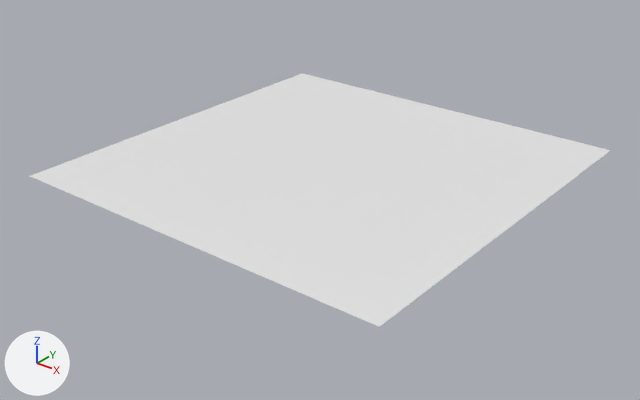
Two versions of the Blender file objetos/_blender/plano_agua.blend, one commit apart.
Before and after are seen from a 50 mm lens placed at (24.3, -31.1, 17.1), pointed at (0.1, -0.9, -1.6). Arrows for +X, +Y and +Z are at lower left; the lights stay in place.

Before the edit, the objects in view are built like this:
```python
me_plane = bpy.data.meshes.new('Plane')
me_plane.from_pydata(...)  # 1156 vertices, 1089 faces; spans x -1.0..1.0, y -1.0..1.0, z 0.0
ob_plane = bpy.data.objects.new('Plane', me_plane)
ob_plane.location = (0.0, 0.0, 0.0)
ob_plane.scale = (10.0, 10.0, 10.0)
```
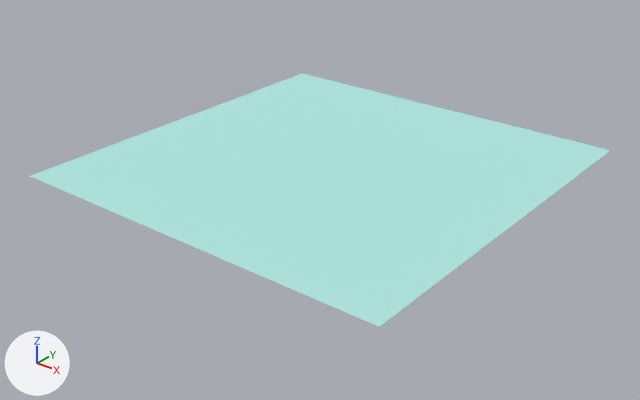
The newer file is also rescaled (x0.1) as a whole; pictures and numbers use the older file's frame.

Location of each change, [x1, y1, x2, y2] in pixels of the pictures (640 x 400 px):
part 1 of me_plane, deleted
    before: [30, 73, 611, 327]

Patch to the scene script:
```diff
--- a/objetos/_blender/plano_agua.blend.py
+++ b/objetos/_blender/plano_agua.blend.py
@@ mat_material @@
+mat_material = diffuse_material('Material')
+mat_material.base_color = (0.447, 0.8, 0.755)  # cyan #b2e7e1
@@ me_plane @@
 # used by ob_plane; location = (0.0, 0.0, 0.0); scale = (10.0, 10.0, 10.0)
-me_plane.from_pydata(...)  # 1156 vertices, 1089 faces; spans x -1.0..1.0, y -1.0..1.0, z 0.0
+me_plane.from_pydata(...)  # 4 vertices, 1 face; spans x -1.0..1.0, y -1.0..1.0, z 0.0
+# me_plane part 1: 1152 vertices removed from x -1.0..1.0, y -1.0..1.0, z 0.0
+me_plane.materials.append(mat_material)  # cyan #b2e7e1
```
